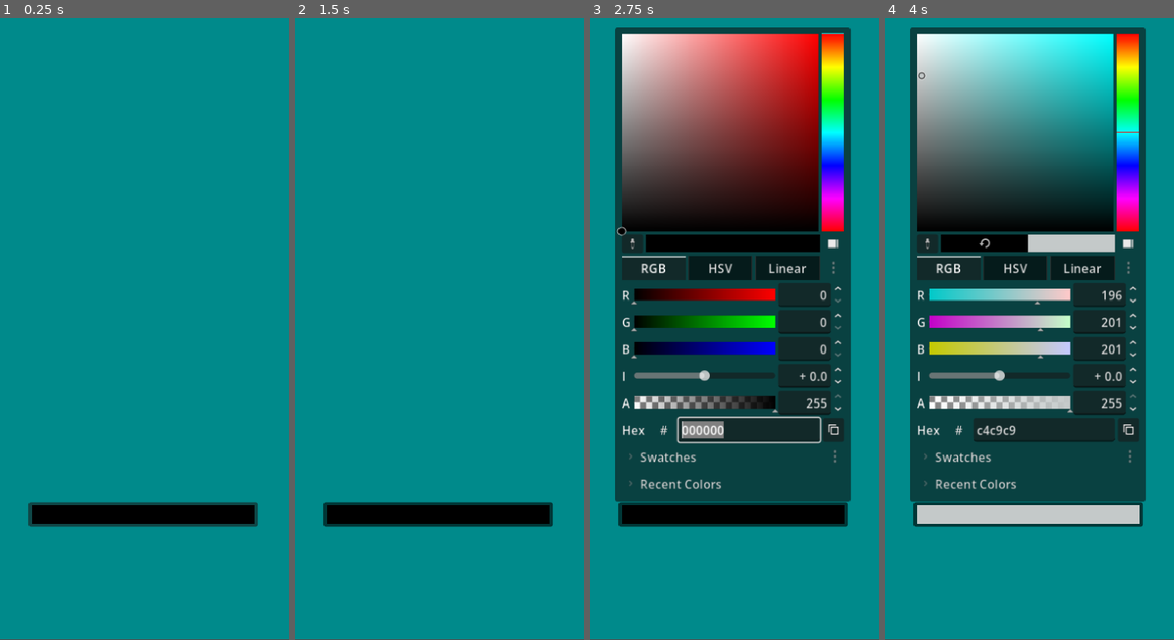
Above: before the commit, frames 1-4 (left to right).
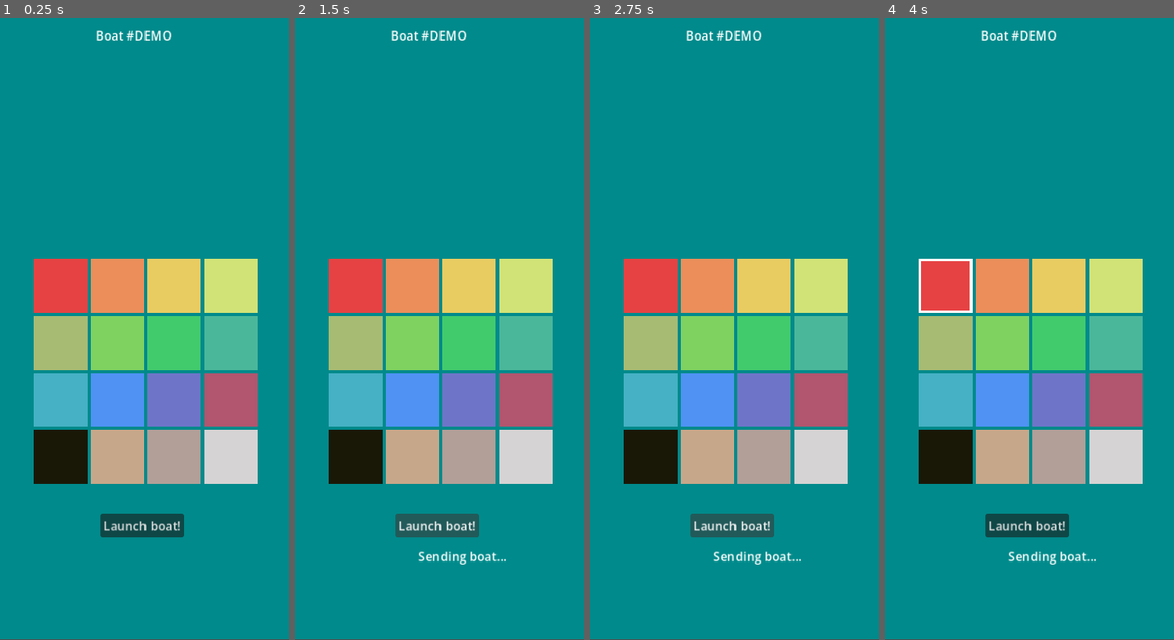
Above: after the commit, the same moments.

Repository: the-shipwrights/the-shipyard
Game: Godot game, scene res://Customize.tscn
Two runs of this game, one before a commit and one after it. Both use one fixed random seed, a clock stepped at 60 frames per second and the inputs below.
Inputs (mouse positions are in pixels of both pictures, inside the frame that each line leads up to):
- Up to frame 1 (0.25 s): no input
- Up to frame 2 (1.5 s): click (436, 528) at 0.5 s, where only the run after the commit has a clickable "Launch boat!"; click (436, 528) at 1.25 s, where only the run after the commit has a clickable "Launch boat!"
- Up to frame 3 (2.75 s): click (731, 528) at 2 s, where only the run after the commit has a clickable "Launch boat!"
- Up to frame 4 (4 s): click (928, 241) at 2.77 s; click (948, 266) at 3.5 s, where only the run before the commit has a clickable "RGB"

The runs differ from the first frame. In frame 1, 30% of the frame differs, in the area x 9-90%, y 2-84%; in frame 2, 30%; in frame 3, 66%, in the area x 8-91%, y 1-88%; in frame 4, 65%.

Commit message:
Stable client customizer receiver

Diff:
--- a/simulation/client/Customize.tscn
+++ b/simulation/client/Customize.tscn
@@ -1,6 +1,7 @@
 [gd_scene format=3 uid="uid://bsh6truohdknt"]
 
 [ext_resource type="Script" uid="uid://b6umuy4r1jmgh" path="res://customize.gd" id="1_48yln"]
+[ext_resource type="Script" uid="uid://yhts4vgshkss" path="res://palette.gd" id="2_eis8f"]
 
 [node name="Control" type="Control" unique_id=783958750]
 layout_mode = 3
@@ -17,10 +18,273 @@
 offset_bottom = 812.0
 color = Color(0, 0.5415405, 0.54309857, 1)
 
+[node name="Palette" type="GridContainer" parent="." unique_id=1606151572]
+layout_mode = 0
+offset_left = 43.0
+offset_top = 319.0
+offset_right = 335.0
+offset_bottom = 611.0
+columns = 4
+script = ExtResource("2_eis8f")
+palette_colors = Array[Color]([Color(0.90588236, 0.25882354, 0.2627451, 1), Color(0.92156863, 0.5568628, 0.3529412, 1), Color(0.9137255, 0.8, 0.38039216, 1), Color(0.81960785, 0.8901961, 0.4627451, 1), Color(0.654902, 0.73333335, 0.4509804, 1), Color(0.49803922, 0.8235294, 0.3764706, 1), Color(0.25882354, 0.79607844, 0.42745098, 1), Color(0.29411766, 0.7176471, 0.6039216, 1), Color(0.27450982, 0.69411767, 0.76862746, 1), Color(0.30980393, 0.57254905, 0.95686275, 1), Color(0.43137255, 0.45882353, 0.7882353, 1), Color(0.69803923, 0.33333334, 0.43529412, 1), Color(0.09795057, 0.09661385, 0.029443337, 1), Color(0.78039217, 0.654902, 0.5372549, 1), Color(0.69411767, 0.62352943, 0.59607846, 1), Color(0.8352941, 0.827451, 0.83137256, 1)])
+
+[node name="PaletteSwatch" type="Control" parent="Palette" unique_id=1378431367]
+custom_minimum_size = Vector2(70, 70)
+layout_mode = 2
+mouse_filter = 2
+metadata/_palette_generated = true
+
+[node name="Color" type="ColorRect" parent="Palette/PaletteSwatch" unique_id=1877748948]
+layout_mode = 0
+offset_right = 70.0
+offset_bottom = 70.0
+color = Color(0.90588236, 0.25882354, 0.2627451, 1)
+
+[node name="@Control@20690" type="Control" parent="Palette" unique_id=1579764947]
+custom_minimum_size = Vector2(70, 70)
+layout_mode = 2
+mouse_filter = 2
+metadata/_palette_generated = true
+
+[node name="Color" type="ColorRect" parent="Palette/@Control@20690" unique_id=169430754]
+layout_mode = 0
+offset_right = 70.0
+offset_bottom = 70.0
+color = Color(0.92156863, 0.5568628, 0.3529412, 1)
+
+[node name="@Control@20691" type="Control" parent="Palette" unique_id=1186520866]
+custom_minimum_size = Vector2(70, 70)
+layout_mode = 2
+mouse_filter = 2
+metadata/_palette_generated = true
+
+[node name="Color" type="ColorRect" parent="Palette/@Control@20691" unique_id=722246897]
+layout_mode = 0
+offset_right = 70.0
+offset_bottom = 70.0
+color = Color(0.9137255, 0.8, 0.38039216, 1)
+
+[node name="@Control@20692" type="Control" parent="Palette" unique_id=373166801]
+custom_minimum_size = Vector2(70, 70)
+layout_mode = 2
+mouse_filter = 2
+metadata/_palette_generated = true
+
+[node name="Color" type="ColorRect" parent="Palette/@Control@20692" unique_id=1090221886]
+layout_mode = 0
+offset_right = 70.0
+offset_bottom = 70.0
+color = Color(0.81960785, 0.8901961, 0.4627451, 1)
+
+[node name="@Control@20693" type="Control" parent="Palette" unique_id=219848003]
+custom_minimum_size = Vector2(70, 70)
+layout_mode = 2
+mouse_filter = 2
+metadata/_palette_generated = true
+
+[node name="Color" type="ColorRect" parent="Palette/@Control@20693" unique_id=1771468696]
+layout_mode = 0
+offset_right = 70.0
+offset_bottom = 70.0
+color = Color(0.654902, 0.73333335, 0.4509804, 1)
+
+[node name="@Control@20694" type="Control" parent="Palette" unique_id=589277088]
+custom_minimum_size = Vector2(70, 70)
+layout_mode = 2
+mouse_filter = 2
+metadata/_palette_generated = true
+
+[node name="Color" type="ColorRect" parent="Palette/@Control@20694" unique_id=707852368]
+layout_mode = 0
+offset_right = 70.0
+offset_bottom = 70.0
+color = Color(0.49803922, 0.8235294, 0.3764706, 1)
+
+[node name="@Control@20695" type="Control" parent="Palette" unique_id=1588179058]
+custom_minimum_size = Vector2(70, 70)
+layout_mode = 2
+mouse_filter = 2
+metadata/_palette_generated = true
+
+[node name="Color" type="ColorRect" parent="Palette/@Control@20695" unique_id=1950895445]
+layout_mode = 0
+offset_right = 70.0
+offset_bottom = 70.0
+color = Color(0.25882354, 0.79607844, 0.42745098, 1)
+
+[node name="@Control@20696" type="Control" parent="Palette" unique_id=1902262013]
+custom_minimum_size = Vector2(70, 70)
+layout_mode = 2
+mouse_filter = 2
+metadata/_palette_generated = true
+
+[node name="Color" type="ColorRect" parent="Palette/@Control@20696" unique_id=1264284195]
+layout_mode = 0
+offset_right = 70.0
+offset_bottom = 70.0
+color = Color(0.29411766, 0.7176471, 0.6039216, 1)
+
+[node name="@Control@20697" type="Control" parent="Palette" unique_id=2005553476]
+custom_minimum_size = Vector2(70, 70)
+layout_mode = 2
+mouse_filter = 2
+metadata/_palette_generated = true
+
+[node name="Color" type="ColorRect" parent="Palette/@Control@20697" unique_id=819221198]
+layout_mode = 0
+offset_right = 70.0
+offset_bottom = 70.0
+color = Color(0.27450982, 0.69411767, 0.76862746, 1)
+
+[node name="@Control@20698" type="Control" parent="Palette" unique_id=1191683460]
+custom_minimum_size = Vector2(70, 70)
+layout_mode = 2
+mouse_filter = 2
+metadata/_palette_generated = true
+
+[node name="Color" type="ColorRect" parent="Palette/@Control@20698" unique_id=679581412]
+layout_mode = 0
+offset_right = 70.0
+offset_bottom = 70.0
+color = Color(0.30980393, 0.57254905, 0.95686275, 1)
+
+[node name="@Control@20699" type="Control" parent="Palette" unique_id=1191646016]
+custom_minimum_size = Vector2(70, 70)
+layout_mode = 2
+mouse_filter = 2
+metadata/_palette_generated = true
+
+[node name="Color" type="ColorRect" parent="Palette/@Control@20699" unique_id=1358146505]
+layout_mode = 0
+offset_right = 70.0
+offset_bottom = 70.0
+color = Color(0.43137255, 0.45882353, 0.7882353, 1)
+
+[node name="@Control@20700" type="Control" parent="Palette" unique_id=1556856998]
+custom_minimum_size = Vector2(70, 70)
+layout_mode = 2
+mouse_filter = 2
+metadata/_palette_generated = true
+
+[node name="Color" type="ColorRect" parent="Palette/@Control@20700" unique_id=1412410713]
+layout_mode = 0
+offset_right = 70.0
+offset_bottom = 70.0
+color = Color(0.69803923, 0.33333334, 0.43529412, 1)
+
+[node name="@Control@20701" type="Control" parent="Palette" unique_id=750257675]
+custom_minimum_size = Vector2(70, 70)
+layout_mode = 2
+mouse_filter = 2
+metadata/_palette_generated = true
+
+[node name="Color" type="ColorRect" parent="Palette/@Control@20701" unique_id=837247758]
+layout_mode = 0
+offset_right = 70.0
+offset_bottom = 70.0
+color = Color(0.09795057, 0.09661385, 0.029443337, 1)
+
+[node name="@Control@20702" type="Control" parent="Palette" unique_id=1059568473]
+custom_minimum_size = Vector2(70, 70)
+layout_mode = 2
+mouse_filter = 2
+metadata/_palette_generated = true
+
+[node name="Color" type="ColorRect" parent="Palette/@Control@20702" unique_id=1272794747]
+layout_mode = 0
+offset_right = 70.0
+offset_bottom = 70.0
+color = Color(0.78039217, 0.654902, 0.5372549, 1)
+
+[node name="@Control@20703" type="Control" parent="Palette" unique_id=271635019]
+custom_minimum_size = Vector2(70, 70)
+layout_mode = 2
+mouse_filter = 2
+metadata/_palette_generated = true
+
+[node name="Color" type="ColorRect" parent="Palette/@Control@20703" unique_id=359940611]
+layout_mode = 0
+offset_right = 70.0
+offset_bottom = 70.0
+color = Color(0.69411767, 0.62352943, 0.59607846, 1)
+
+[node name="@Control@20704" type="Control" parent="Palette" unique_id=379829918]
+custom_minimum_size = Vector2(70, 70)
+layout_mode = 2
+mouse_filter = 2
+metadata/_palette_generated = true
+
+[node name="Color" type="ColorRect" parent="Palette/@Control@20704" unique_id=1863088452]
+layout_mode = 0
+offset_right = 70.0
+offset_bottom = 70.0
+color = Color(0.8352941, 0.827451, 0.83137256, 1)
+
 [node name="ColorPickerButton" type="ColorPickerButton" parent="." unique_id=616031305]
+visible = false
 layout_mode = 0
 offset_left = 37.0
 offset_top = 635.0
 offset_right = 335.0
-offset_bottom = 643.0
+offset_bottom = 708.0
 text = "Pick color"
+metadata/_edit_lock_ = true
+
+[node name="LaunchButton" type="Button" parent="." unique_id=369057098]
+layout_mode = 0
+offset_left = 130.0
+offset_top = 649.0
+offset_right = 239.0
+offset_bottom = 680.0
+text = "Launch boat!"
+
+[node name="StatusLabel" type="Label" parent="." unique_id=1826761783]
+layout_mode = 0
+offset_left = 160.0
+offset_top = 693.0
+offset_right = 200.0
+offset_bottom = 716.0
+
+[node name="Label" type="Label" parent="." unique_id=355979904]
+layout_mode = 0
+offset_left = 124.0
+offset_top = 18.0
+offset_right = 238.0
+offset_bottom = 41.0
+text = "Editing boat { }"
+
+[node name="NoBoatScreen" type="Control" parent="." unique_id=933621215]
+visible = false
+layout_mode = 1
+anchors_preset = 15
+anchor_right = 1.0
+anchor_bottom = 1.0
+grow_horizontal = 2
+grow_vertical = 2
+mouse_filter = 2
+
+[node name="Overlay" type="ColorRect" parent="NoBoatScreen" unique_id=1020604343]
+layout_mode = 1
+anchors_preset = 15
+anchor_right = 1.0
+anchor_bottom = 1.0
+grow_horizontal = 2
+grow_vertical = 2
+mouse_filter = 2
+color = Color(0, 0, 0, 0.25)
+
+[node name="CenterContainer" type="CenterContainer" parent="NoBoatScreen" unique_id=540811789]
+layout_mode = 1
+anchors_preset = 15
+anchor_right = 1.0
+anchor_bottom = 1.0
+grow_horizontal = 2
+grow_vertical = 2
+mouse_filter = 2
+
+[node name="NoBoatLabel" type="Label" parent="NoBoatScreen/CenterContainer" unique_id=210014847]
+layout_mode = 2
+theme_override_colors/font_color = Color(1, 1, 1, 1)
+theme_override_font_sizes/font_size = 28
+text = "No boat found"
+horizontal_alignment = 1
--- a/simulation/client/customize.gd
+++ b/simulation/client/customize.gd
@@ -3,16 +3,34 @@
 const API_BASE := "http://localhost:8000"
 
 var boat_id := ""
+var selected_color := "#000000"
 var request := HTTPRequest.new()
 
+@onready var color_picker: ColorPickerButton = $ColorPickerButton
+@onready var launch_button: Button = $LaunchButton
+@onready var status_label: Label = $StatusLabel
+@onready var boat_label: Label = $Label
+@onready var palette: GridContainer = $Palette
+@onready var no_boat_screen: Control = $NoBoatScreen
+@onready var no_boat_label: Label = $NoBoatScreen/CenterContainer/NoBoatLabel
 
 func _ready():
 	add_child(request)
 	request.request_completed.connect(_on_boat_request_completed)
 
+	palette.connect(
+		"color_selected",
+		Callable(self, "_on_palette_color_selected")
+	)
+
+	color_picker.color_changed.connect(_on_color_changed)
+
 	boat_id = get_boat_id_from_query()
 
+	launch_button.pressed.connect(launch_boat)
+
 	if boat_id.is_empty():
+		show_no_boat_screen("No boat ID supplied")
 		push_error("No boat ID was supplied")
 		return
 
@@ -21,8 +39,49 @@
 	)
 
 	if error != OK:
+		show_no_boat_screen("Could not connect to the boat server")
 		push_error("Could not start boat request")
+		return
 
+	boat_label.text = "Boat #" + boat_id
+
+	boat_label.text = "Boat #" + boat_id
+
+func show_no_boat_screen(message: String) -> void:
+	no_boat_label.text = message
+	no_boat_screen.show()
+
+	palette.hide()
+	color_picker.hide()
+	launch_button.hide()
+	status_label.hide()
+	boat_label.hide()
+
+
+func show_customizer_screen() -> void:
+	no_boat_screen.hide()
+
+	palette.show()
+	launch_button.show()
+	status_label.show()
+	boat_label.show()
+
+	# The color picker is intentionally hidden in the current UI.
+	color_picker.hide()
+
+func _on_color_changed(color: Color):
+	# The API expects a CSS-style hex color, including the leading '#'.
+	selected_color = "#" + color.to_html(false)
+	log_selected_color(selected_color)
+
+func log_selected_color(color: String):
+	print("Selected color: ", color)
+
+	if OS.has_feature("web"):
+		JavaScriptBridge.eval(
+			"console.log('Selected color:', " + JSON.stringify(color) + ");",
+			true
+		)
 
 func get_boat_id_from_query() -> String:
 	if not OS.has_feature("web"):
@@ -39,13 +98,16 @@
 
 	return ""
 
-
 func _on_boat_request_completed(
 	result,
 	response_code,
 	headers,
 	body
 ):
+	if response_code == 404:
+		show_no_boat_screen("No boat found")
+		return
+
 	if response_code != 200:
 		push_error("Boat request failed: " + str(response_code))
 		return
@@ -58,11 +120,30 @@
 		push_error("Invalid JSON received")
 		return
 
-	print(data)
-	# Render data["boat"] here.
-	# Use data["customization"]["color"] for the selected color.
+	var server_color := Color(
+		str(data["customization"]["color"])
+	)
+
+	color_picker.color = server_color
+	selected_color = "#" + server_color.to_html(false)
+
+	var boat_data = data["boat"]
+
+	for piece_data in boat_data["pieces"]:
+		print(
+			"Piece type: ",
+			piece_data["type_id"],
+			" position: ",
+			piece_data["x"],
+			", ",
+			piece_data["y"]
+		)
+
+	# Render boat_data["pieces"] here.
 
 func save_color(color: String):
+	status_label.text = "Saving color..."
+
 	var body := JSON.stringify({
 		"color": color
 	})
@@ -71,16 +152,30 @@
         "Content-Type: application/json"
 	])
 
-	request.request(
+	var error := request.request(
 		API_BASE + "/api/boats/" + boat_id,
 		headers,
 		HTTPClient.METHOD_PATCH,
 		body
 	)
 
-func launch_boat():
-	request.request(
+	if error != OK:
+		status_label.text = "Could not save color"
+
+
+func launch_boat() -> void:
+	status_label.text = "Sending boat..."
+
+	var body := JSON.stringify({ "color": selected_color	})
+
+	var headers := PackedStringArray(["Content-Type: application/json"])
+
+	var error := request.request(
 		API_BASE + "/api/boats/" + boat_id + "/launch",
-		PackedStringArray(),
-		HTTPClient.METHOD_POST
+		headers,
+		HTTPClient.METHOD_POST,
+		body
 	)
+
+	if error != OK:
+		status_label.text = "Could not launch boat"
--- /dev/null
+++ b/simulation/client/palette.gd
@@ -0,0 +1,158 @@
+@tool
+extends GridContainer
+
+signal color_selected(color: Color)
+
+var _selected_index := -1
+var _swatches: Array[Control] = []
+
+@export var palette_colors: Array[Color] = [
+	Color("#e74243"),
+	Color("#eb8e5a"),
+	Color("#e9cc61"),
+	Color("#d1e376"),
+	Color("#a7bb73"),
+	Color("#7fd260"),
+	Color("#42cb6d"),
+	Color("#4bb79a"),
+	Color("#46b1c4"),
+	Color("#4f92f4"),
+	Color("#6e75c9"),
+	Color("#b2556f"),
+	Color("#c7a789"),
+	Color("#b19f98"),
+	Color("#d5d3d4"),
+]:
+	set(value):
+		palette_colors = value
+		if is_inside_tree():
+			_rebuild_palette()
+
+func _ready() -> void:
+	_rebuild_palette()
+
+func _rebuild_palette() -> void:
+	if not is_inside_tree():
+		return
+
+	_remove_generated_swatches()
+	_swatches.clear()
+
+	for index in range(palette_colors.size()):
+		var color := palette_colors[index]
+
+		var swatch_container := Control.new()
+		swatch_container.name = "PaletteSwatch"
+		swatch_container.custom_minimum_size = Vector2(70.0, 70.0)
+		swatch_container.size = Vector2(70.0, 70.0)
+		swatch_container.mouse_filter = Control.MOUSE_FILTER_IGNORE
+		swatch_container.set_meta("_palette_generated", true)
+
+		add_child(swatch_container)
+		_assign_editor_owner(swatch_container)
+
+		var color_rect := ColorRect.new()
+		color_rect.name = "Color"
+		color_rect.size = Vector2(70.0, 70.0)
+		color_rect.color = color
+		color_rect.mouse_filter = Control.MOUSE_FILTER_STOP
+
+		color_rect.gui_input.connect(
+			_on_color_rect_gui_input.bind(index)
+		)
+
+		swatch_container.add_child(color_rect)
+		_assign_editor_owner(color_rect)
+
+		var selection_border := Panel.new()
+		selection_border.name = "SelectionBorder"
+		selection_border.mouse_filter = Control.MOUSE_FILTER_IGNORE
+		selection_border.set_anchors_and_offsets_preset(
+			Control.PRESET_FULL_RECT
+		)
+
+		selection_border.add_theme_stylebox_override(
+			"panel",
+			_make_selection_style(index == _selected_index, color)
+		)
+
+		swatch_container.add_child(selection_border)
+		_assign_editor_owner(selection_border)
+
+		_swatches.append(swatch_container)
+
+func _on_color_rect_gui_input(
+	event: InputEvent,
+	index: int
+) -> void:
+	var activated := false
+
+	if event is InputEventMouseButton:
+		activated = (
+			event.button_index == MOUSE_BUTTON_LEFT
+			and event.pressed
+		)
+	elif event is InputEventScreenTouch:
+		activated = event.pressed
+
+	if not activated:
+		return
+
+	_selected_index = index
+	_update_selection_visuals()
+
+	color_selected.emit(palette_colors[index])
+
+func _make_selection_style(
+	selected: bool,
+	swatch_color: Color
+) -> StyleBoxFlat:
+	var style := StyleBoxFlat.new()
+	style.bg_color = Color(0.0, 0.0, 0.0, 0.0)
+
+	if selected:
+		var border_color := Color.WHITE
+
+		# Use a dark border for very light swatches.
+		if swatch_color.get_luminance() > 0.65:
+			border_color = Color(0.1, 0.1, 0.1, 1.0)
+
+		style.border_width_left = 3
+		style.border_width_top = 3
+		style.border_width_right = 3
+		style.border_width_bottom = 3
+		style.border_color = border_color
+
+	return style
+
+func _update_selection_visuals() -> void:
+	for index in range(_swatches.size()):
+		var border := _swatches[index].get_node_or_null(
+			"SelectionBorder"
+		) as Panel
+
+		if border == null:
+			continue
+
+		border.add_theme_stylebox_override(
+			"panel",
+			_make_selection_style(
+				index == _selected_index,
+				palette_colors[index]
+			)
+		)
+
+func _remove_generated_swatches() -> void:
+	for child in get_children():
+		if child.get_meta("_palette_generated", false):
+			child.free()
+
+
+func _assign_editor_owner(node: Node) -> void:
+	if not Engine.is_editor_hint():
+		return
+
+	var edited_scene_root := get_tree().edited_scene_root
+
+	if edited_scene_root != null:
+		node.owner = edited_scene_root
Not shown, added: simulation/client/palette.gd.uid
Not shown, changed: .gitignore
Not shown, changed: backend/README.md
Not shown, changed: backend/main.py
Not shown, added: backend/seed_ABCD.py
Not shown, changed: web/README.md
Not shown, changed: web/public/godot/customizer/customizer.html
Not shown, changed: web/public/godot/customizer/customizer.pck
Not shown, removed: web/src/counter.js
Not shown, changed: web/src/main.js
